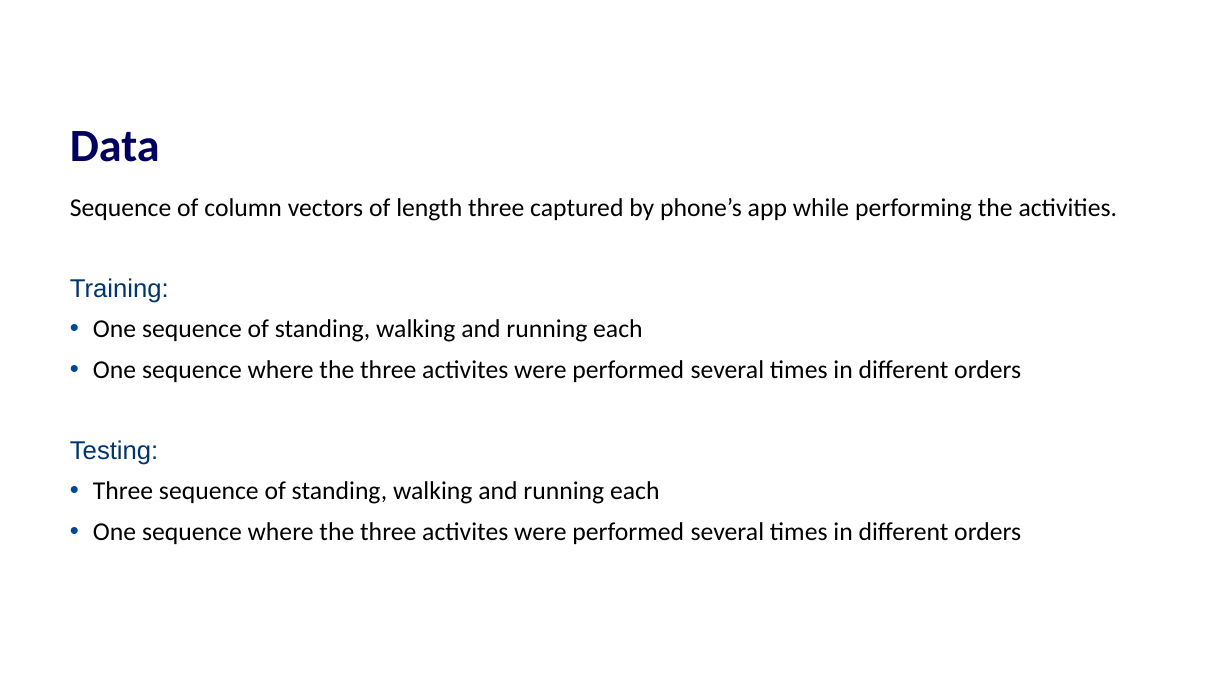
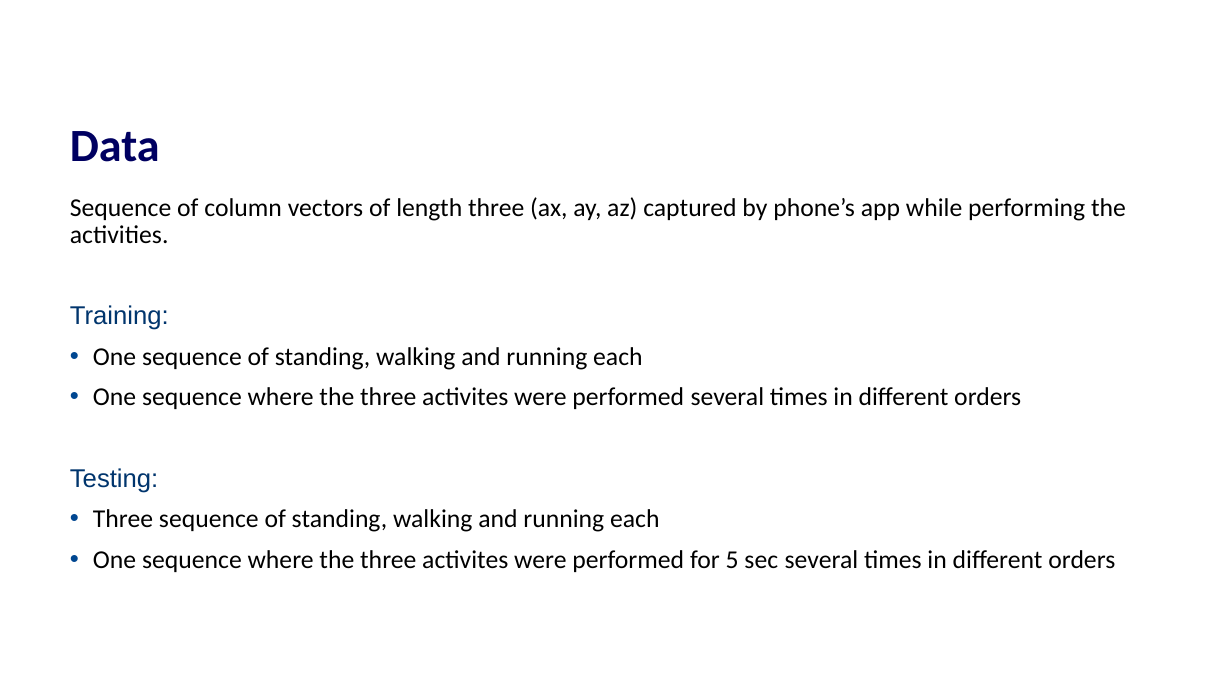
Before and after one commit to TheresaHoesl/PatternRecognition_MachineLearning, a slide deck: slide 3 of Final_project/presentation.pptx. Drawn at 1232x693 pixels with LibreOffice and Linux fonts; fonts in the diff are those of the drawing; background and template pictures are left out. Boxes give left, top, right and bottom in pixels: in the first picture for what was removed or moved away, otherwise in the second. Text is boxed around its words. In the diff, an @@ line names an element or a change of style, - is before the commit and + after.

```diff
--- a/Final_project/presentation.pptx
+++ b/Final_project/presentation.pptx
@@ text at [70,197,1126,244]: text changed @@
-Sequence of column vectors of length three captured by phone’s app while performing the activities.
+Sequence of column vectors of length three (ax, ay, az) captured by phone’s app while performing the activities.
@@ text at [93,550,1115,572]: text changed @@
-• One sequence where the three activites were performed several times in different orders
+• One sequence where the three activites were performed for 5 sec several times in different orders
```
Also in this commit, not shown: 1 other slide changed, 1 other file.
